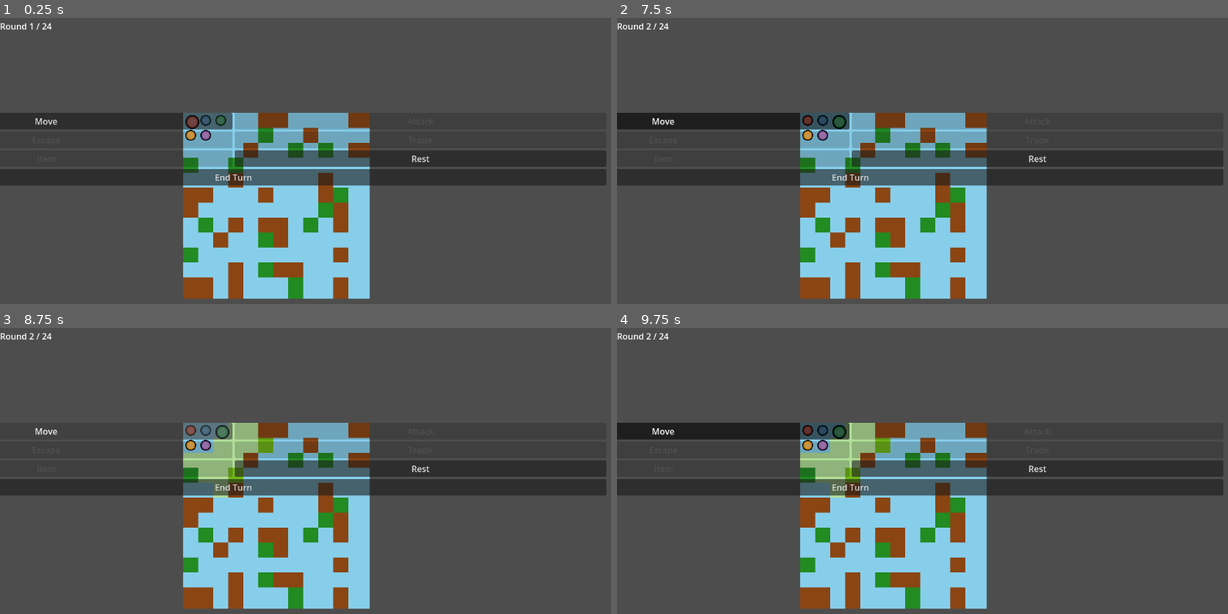
Above: before the commit, frames 1-4 (two rows, left to right).
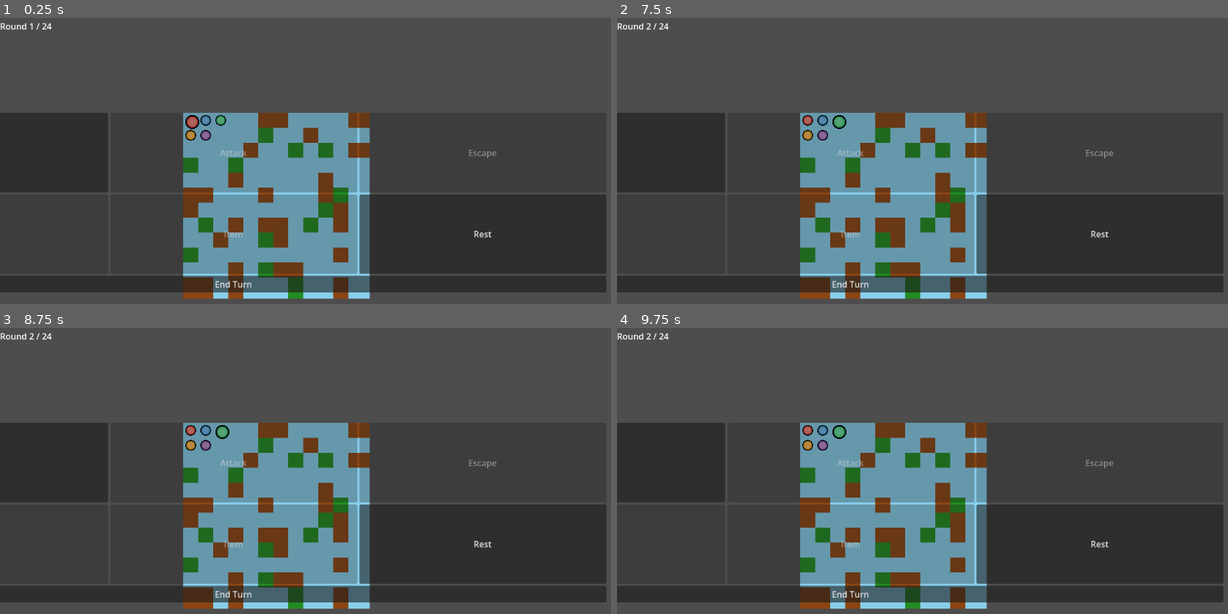
Above: after the commit, the same moments.

Repository: charlesdgburns/warping-woods-oc
Game: Godot game, scene res://scenes/main.tscn
Same seed, same stepped clock (60 frames per second), same inputs: the game is played once before the commit and once after it.
Inputs (mouse positions are in pixels of both pictures, inside the frame that each line leads up to):
- Up to frame 1 (0.25 s): no input
- Up to frame 2 (7.5 s): click (665, 120) at 0.5 s, where only the run before the commit has a clickable "Move"; click "Rest" at 1.25 s; click "End Turn" at 2 s; click (665, 120) at 2.75 s, where only the run before the commit has a clickable "Move"; click "Rest" at 3.5 s; click "End Turn" at 4.25 s; click (665, 120) at 5 s, where only the run before the commit has a clickable "Move"; click "Rest" at 5.75 s; click "End Turn" at 6.5 s; tap Enter at 7.25 s; move the mouse to (800, 112) at 7.27 s; click (800, 112) at 7.42 s
- Up to frame 3 (8.75 s): tap Space at 8 s; move the mouse to (195, 422) at 8.02 s; click (195, 422) at 8.17 s
- Up to frame 4 (9.75 s): tap Enter at 8.75 s; move the mouse to (830, 422) at 8.77 s; click (830, 422) at 8.92 s; tap Space at 9.5 s; move the mouse to (800, 436) at 9.52 s; click (800, 436) at 9.67 s

The runs differ from the first frame. In frame 1, 31% of the frame differs, in the area x 0-100%, y 33-96%; in frame 2, 31%; in frame 3, 32%; in frame 4, 32%.

Commit message:
Simplify Action Card: Replace custom classes with plain Buttons in a 2×3 grid

Diff:
--- a/scenes/main.tscn
+++ b/scenes/main.tscn
@@ -1,7 +1,6 @@
-[gd_scene load_steps=4 format=3]
+[gd_scene load_steps=3 format=3]
 
 [ext_resource type="Script" path="res://scripts/board.gd" id="1"]
-[ext_resource type="Script" path="res://scripts/action_card.gd" id="2"]
 [ext_resource type="Script" path="res://scripts/turn_bar.gd" id="3"]
 
 [node name="Main" type="Node"]
@@ -42,11 +41,50 @@
 offset_top = 182.0
 offset_bottom = 518.0
 
-[node name="ActionCard" type="GridContainer" parent="UI/RightPanel"]
+[node name="ActionGrid" type="GridContainer" parent="UI/RightPanel"]
+layout_mode = 2
+size_flags_vertical = 3
+columns = 3
+
+[node name="MoveBtn" type="Button" parent="UI/RightPanel/ActionGrid"]
 layout_mode = 2
 size_flags_horizontal = 3
-columns = 2
-script = ExtResource("2")
+size_flags_vertical = 3
+text = "Move"
+
+[node name="AttackBtn" type="Button" parent="UI/RightPanel/ActionGrid"]
+layout_mode = 2
+size_flags_horizontal = 3
+size_flags_vertical = 3
+text = "Attack"
+disabled = true
+
+[node name="EscapeBtn" type="Button" parent="UI/RightPanel/ActionGrid"]
+layout_mode = 2
+size_flags_horizontal = 3
+size_flags_vertical = 3
+text = "Escape"
+disabled = true
+
+[node name="TradeBtn" type="Button" parent="UI/RightPanel/ActionGrid"]
+layout_mode = 2
+size_flags_horizontal = 3
+size_flags_vertical = 3
+text = "Trade"
+disabled = true
+
+[node name="ItemBtn" type="Button" parent="UI/RightPanel/ActionGrid"]
+layout_mode = 2
+size_flags_horizontal = 3
+size_flags_vertical = 3
+text = "Item"
+disabled = true
+
+[node name="RestBtn" type="Button" parent="UI/RightPanel/ActionGrid"]
+layout_mode = 2
+size_flags_horizontal = 3
+size_flags_vertical = 3
+text = "Rest"
 
 [node name="EndTurnBtn" type="Button" parent="UI/RightPanel"]
 layout_mode = 2
--- a/scripts/action_card.gd
+++ /dev/null
@@ -1,44 +0,0 @@
-class_name ActionCard
-extends GridContainer
-
-signal action_selected(action_name: String)
-
-var _options: Dictionary = {}
-
-
-func _ready() -> void:
-	columns = 2
-	_setup_options()
-
-
-func _setup_options() -> void:
-	var actions := [
-		["move", "Move", true],
-		["attack_opt", "Attack", false],
-		["escape_opt", "Escape", false],
-		["trade_opt", "Trade", false],
-		["item_opt", "Item", false],
-		["rest_opt", "Rest", true],
-	]
-
-	for a in actions:
-		var opt := ActionOption.new()
-		opt.setup(a[0], a[1], a[2])
-		opt.size_flags_horizontal = Control.SIZE_EXPAND | Control.SIZE_FILL
-		opt.option_clicked.connect(_on_option_clicked)
-		_options[a[0]] = opt
-		add_child(opt)
-
-
-func _on_option_clicked(action_name: String) -> void:
-	action_selected.emit(action_name)
-
-
-func set_option_available(action_name: String, available: bool) -> void:
-	if _options.has(action_name):
-		_options[action_name].set_available(available)
-
-
-func reset_turn() -> void:
-	set_option_available("move", true)
-	set_option_available("rest_opt", true)
--- a/scripts/action_option.gd
+++ /dev/null
@@ -1,37 +0,0 @@
-class_name ActionOption
-extends Button
-
-signal option_clicked(action_name: String)
-
-var action_name: String
-var is_available: bool = false
-
-
-func setup(name: String, label: String, available: bool) -> void:
-	action_name = name
-	text = label
-	is_available = available
-	_update_state()
-
-
-func set_available(val: bool) -> void:
-	is_available = val
-	_update_state()
-
-
-func _ready() -> void:
-	pressed.connect(_on_pressed)
-
-
-func _on_pressed() -> void:
-	option_clicked.emit(action_name)
-
-
-func _update_state() -> void:
-	disabled = not is_available
-	if not is_available:
-		modulate = Color(0.5, 0.5, 0.5, 0.7)
-		mouse_default_cursor_shape = CURSOR_FORBIDDEN
-	else:
-		modulate = Color.WHITE
-		mouse_default_cursor_shape = CURSOR_POINTING_HAND
--- a/scripts/board.gd
+++ b/scripts/board.gd
@@ -9,7 +9,7 @@
 var _initialized: bool = false
 
 var _turn_bar: TurnBar
-var _action_card: ActionCard
+var _action_btns: Dictionary = {}
 var _end_turn_btn: Button
 var _char_info: Label
 
@@ -38,14 +38,30 @@
 	if not ui:
 		return
 	_turn_bar = ui.get_node("TurnBar") as TurnBar
-	_action_card = ui.get_node("RightPanel/ActionCard") as ActionCard
 	_end_turn_btn = ui.get_node("RightPanel/EndTurnBtn") as Button
 	_char_info = ui.get_node("BottomBar/CharInfo") as Label
 
+	var grid := ui.get_node("RightPanel/ActionGrid")
+	if grid:
+		for btn in grid.get_children():
+			if btn is Button:
+				_action_btns[btn.name] = btn
+
 
 func _connect_ui() -> void:
-	if _action_card:
-		_action_card.action_selected.connect(_on_action_selected)
+	var action_map := {
+		"MoveBtn": "move",
+		"AttackBtn": "attack",
+		"EscapeBtn": "escape",
+		"TradeBtn": "trade",
+		"ItemBtn": "item",
+		"RestBtn": "rest",
+	}
+	for btn_name in action_map:
+		var btn: Button = _action_btns.get(btn_name)
+		if btn:
+			var action_name: String = action_map[btn_name]
+			btn.pressed.connect(func() -> void: _on_action_selected(action_name))
 	if _end_turn_btn:
 		_end_turn_btn.pressed.connect(_on_end_turn)
 
@@ -54,7 +70,7 @@
 	match action_name:
 		"move":
 			_gm.enter_move_mode()
-		"rest_opt":
+		"rest":
 			_gm.handle_rest()
 
 
@@ -198,8 +214,8 @@
 			char_data.character_name, char_data.hp, char_data.max_hp,
 			char_data.ap, char_data.max_ap, char_data.speed
 		]
-	if _action_card:
-		_action_card.reset_turn()
+	_set_btn_available("MoveBtn", true)
+	_set_btn_available("RestBtn", true)
 
 
 func _on_round_started(round_num: int) -> void:
@@ -226,8 +242,14 @@
 	_on_move_mode_exited()
 
 	var char_data: CharacterData = _gm.get_current_character()
-	if char_data and _action_card:
-		_action_card.set_option_available("move", not char_data.has_moved)
+	if char_data:
+		_set_btn_available("MoveBtn", not char_data.has_moved)
+
+func _set_btn_available(btn_name: String, available: bool) -> void:
+	var btn: Button = _action_btns.get(btn_name)
+	if btn:
+		btn.disabled = not available
+		btn.modulate = Color.WHITE if available else Color(0.5, 0.5, 0.5, 0.7)
 
 
 func _on_warp_completed() -> void:
Not shown, removed: scripts/action_card.gd.uid
Not shown, removed: scripts/action_option.gd.uid
